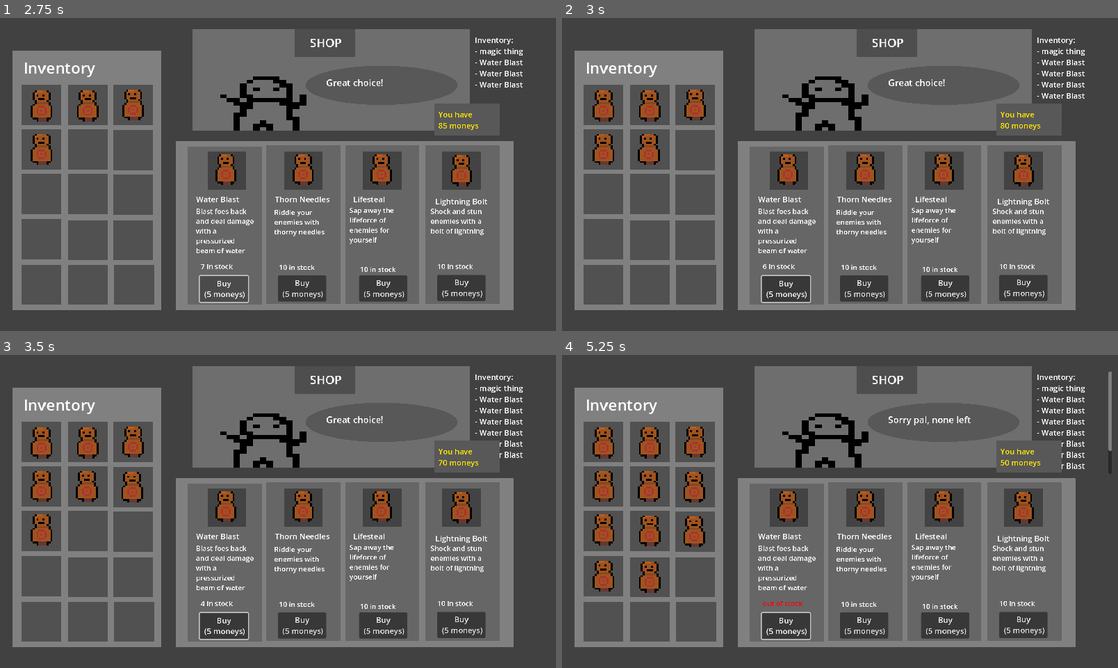
Above: before the commit, frames 1-4 (two rows, left to right).
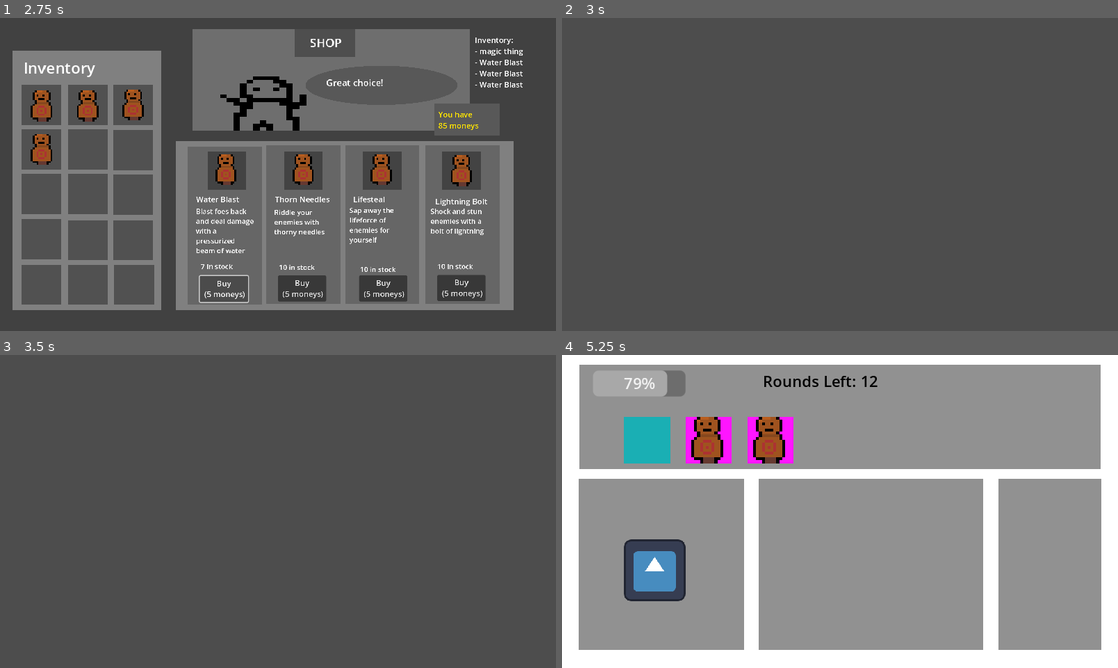
Above: after the commit, the same moments.

Repository: CoderXam/UntitledGameJame104
Game: Godot game, scene res://Scenes/shop/shop_scene.tscn
Two runs of this game, one before a commit and one after it. Both use one fixed random seed, a clock stepped at 60 frames per second and the inputs below. The engine's default icon, where the game draws it, is replaced by a stand-in: a white triangle on a blue panel in a dark square.
Inputs (mouse positions are in pixels of both pictures, inside the frame that each line leads up to):
- Up to frame 1 (2.75 s): click "Buy (5 moneys)" at 0.5 s; click "Buy (5 moneys)" at 1.25 s; click "Buy (5 moneys)" at 2 s
- Up to frame 2 (3 s): tap Enter (ui_accept) at 2.75 s; move the mouse to (962, 158) at 2.77 s; hold Tab (switch_scene, bound only after the commit) from 2.78 s (still down)
- Up to frame 3 (3.5 s): keep holding Tab (switch_scene, bound only after the commit); tap Enter (ui_accept) at 3.02, 3.05, 3.32 s
- Up to frame 4 (5.25 s): move the mouse to (728, 527) at 3.52 s; release Tab (switch_scene, bound only after the commit) at 3.53 s; tap Enter (ui_accept) at 3.6, 3.77, 4.07, 4.55, 5 s; tap Tab (switch_scene, bound only after the commit) at 3.8 s; move the mouse to (895, 442) at 4.27 s; press the mouse at (895, 442) at 4.28 s; move the mouse to (812, 574) at 5.02 s; release the mouse at (812, 574) at 5.03 s; tap E (use) at 5.1 s

Frame 1 is identical in both runs. In frame 2, 51% of the frame differs, in the area x 2-95%, y 3-94%; in frame 3, 51%; in frame 4, 89%, in the area x 0-100%, y 0-100%.

Commit message:
create scene switching

Diff:
--- a/GlobalStuff.gd
+++ b/GlobalStuff.gd
@@ -1,5 +1,4 @@
 extends Node
-
 
 """
 COMBAT SCENE WORKSPACE
@@ -22,3 +21,24 @@
 
 #For runes
 var is_dragging = false
+
+# For switching scenes (for debugging purposes, should be deleted when game is finished)
+var scenes = ["res://Scenes/MapScene.tscn",
+"res://Scenes/Combat Stuff/CombatScene.tscn",
+"res://Scenes/shop/shop_scene.tscn"]
+var scene_index:int
+
+func _input(event: InputEvent) -> void:
+	if event.is_action_pressed("switch_scene") and scene_index<scenes.size()-1:
+		scene_index += 1
+		get_tree().change_scene_to_file(scenes[scene_index])
+		print("switched to " + scenes[scene_index])
+	elif event.is_action_pressed("switch_scene"):
+		scene_index = 0
+		get_tree().change_scene_to_file(scenes[scene_index])
+		print("switched to " + scenes[scene_index])
+
+func _ready():
+	for i in len(scenes):
+		if get_tree().current_scene.scene_file_path == scenes[i]:
+			scene_index = i
--- a/project.godot
+++ b/project.godot
@@ -45,6 +45,11 @@
 "events": [Object(InputEventMouseButton,"resource_local_to_scene":false,"resource_name":"","device":-1,"window_id":0,"a …(253 unchanged characters)…
 ]
 }
+switch_scene={
+"deadzone": 0.5,
+"events": [Object(InputEventKey,"resource_local_to_scene":false,"resource_name":"","device":-1,"window_id":0,"alt_pressed":false,"shift_pressed":false,"ctrl_pressed":false,"meta_pressed":false,"pressed":false,"keycode":0,"physical_keycode":4194306,"key_label":0,"unicode":0,"location":0,"echo":false,"script":null)
+]
+}
 
 [rendering]
 
